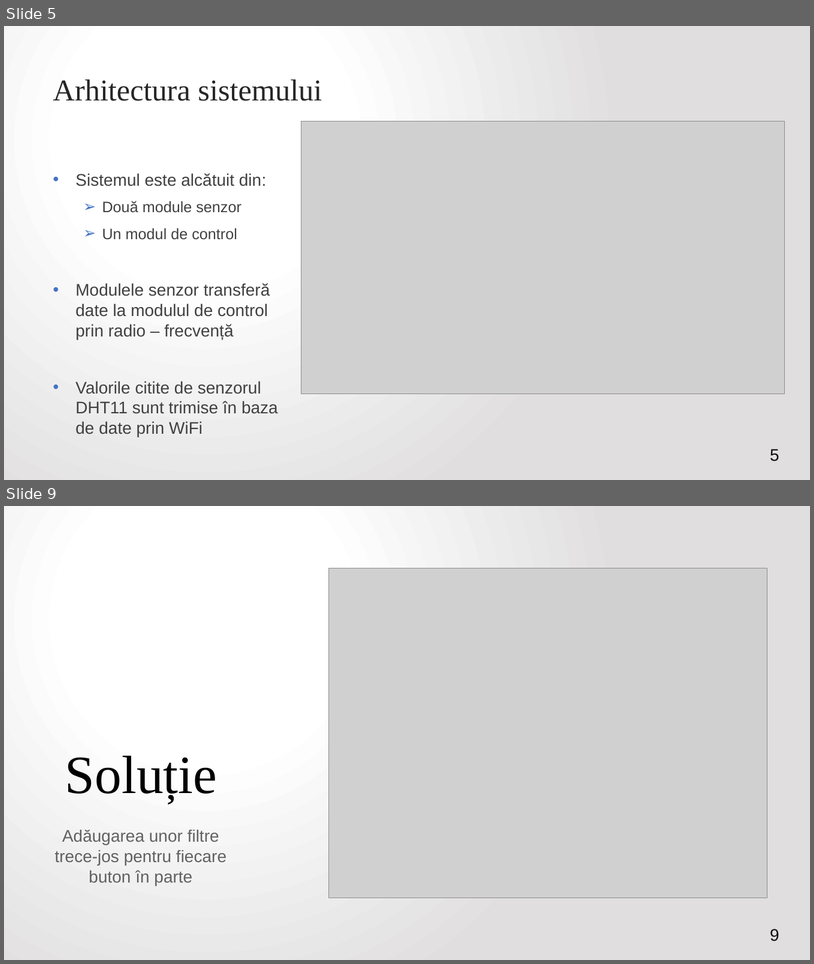
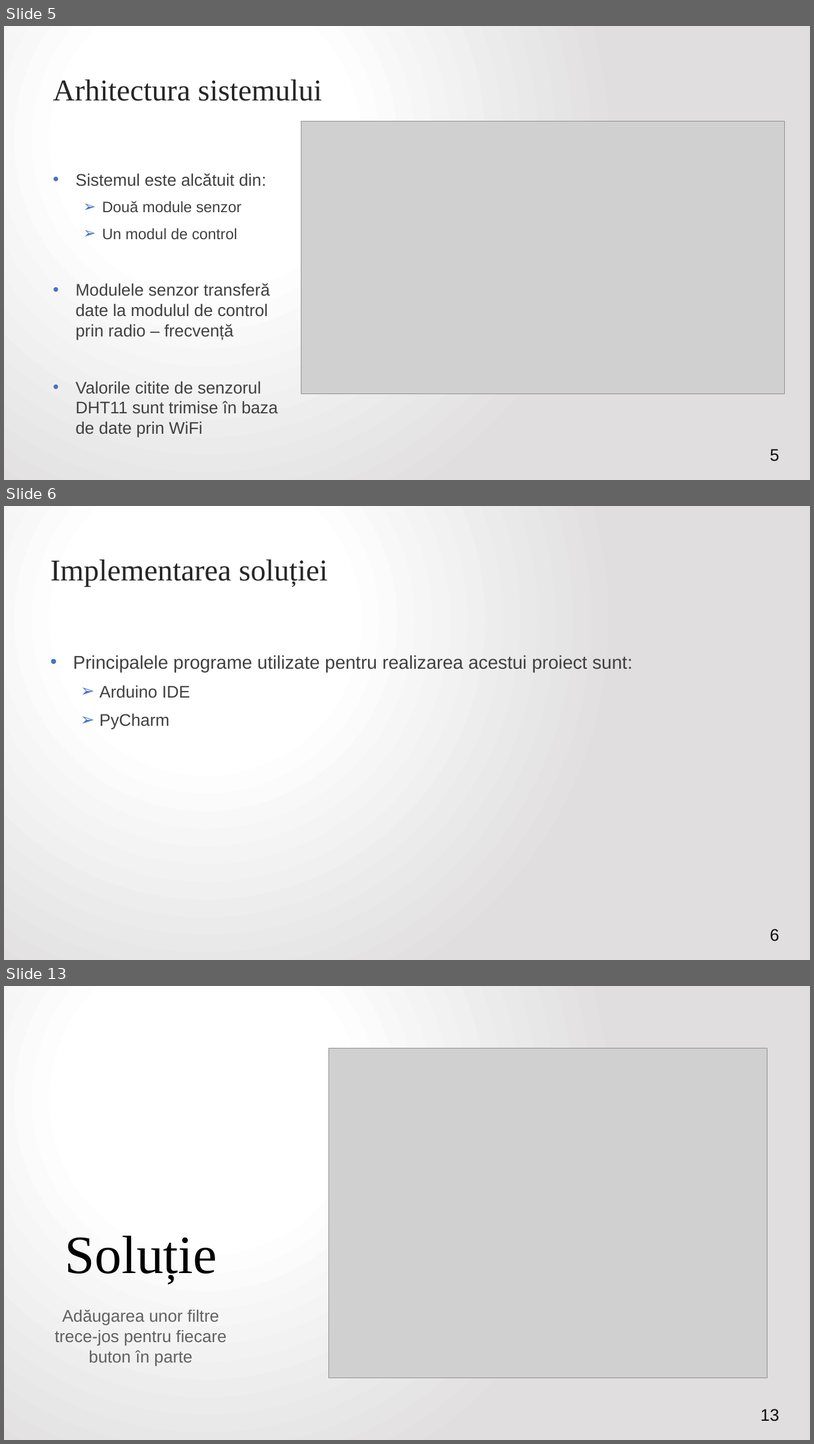
Before and after one commit to VitomirDragan/TemperatureManagement-IOT-, a slide deck: Prezentare/Termostat inteligent controlat printr-o aplicație web.pptx. Shown one above the other, each under a label of ours: slides 5 and 9 before the commit, slides 5, 6 and 13 after it; the slides between them are not shown. The pictures are 814x964 and 814x1444 pixels, drawn with LibreOffice and Linux fonts; fonts in the diff are those of the drawing; grey boxes stand for pictures. Boxes give left, top, right and bottom in pixels: in the first picture for what was removed or moved away, otherwise in the second. Text is boxed around its words. In the diff, an @@ line names an element or a change of style, - is before the commit and + after.

```diff
--- a/Prezentare/Termostat inteligent controlat printr-o aplicație web.pptx
+++ b/Prezentare/Termostat inteligent controlat printr-o aplicație web.pptx
@@ slide 6 added at [4,506,810,960], background gradient #FFFFFF to #E1DFDF @@
@@ title added at [50,559,328,586], 36 pt, text #262626 @@
+Implementarea soluției
@@ text added at [73,655,633,729], 22 pt, text #404040 @@
+• Principalele programe utilizate pentru realizarea acestui proiect sunt:
+  ➢ Arduino IDE
+  ➢ PyCharm
@@ page number added at [770,928,780,941], 20 pt, text #0D0D0D @@
+6
@@ what was slide 9 is now slide 13 @@
@@ page number at [761,1408,779,1421]: text changed @@
-9
+13
```
Also in this commit, not shown: 2 slides changed, 5 other slides added, 2 slides removed, 2 other files.
